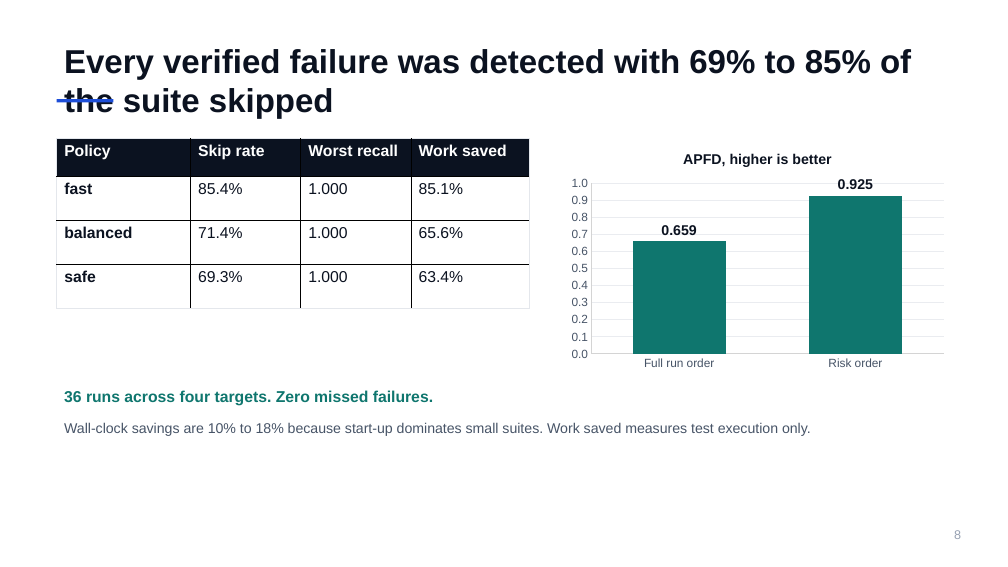
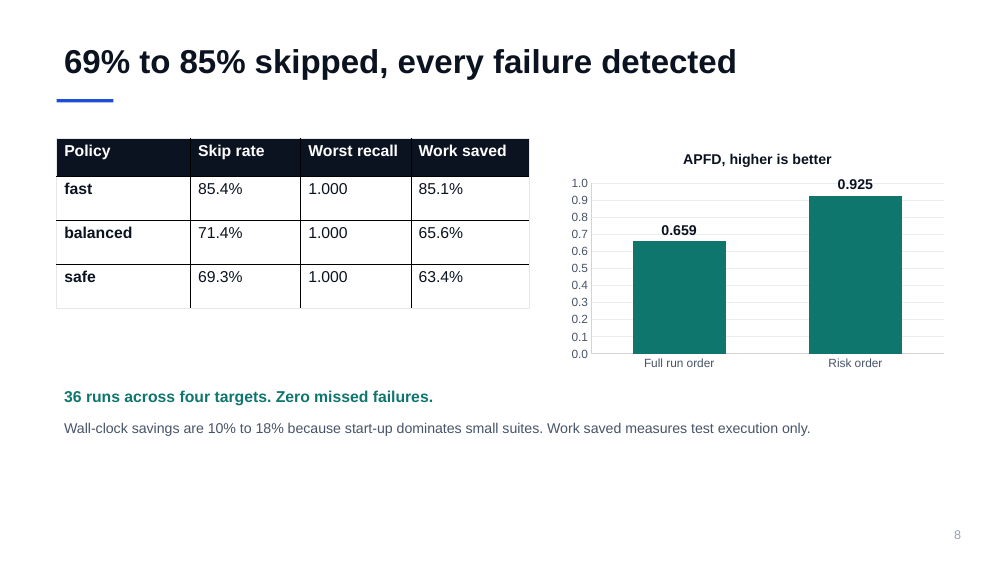
Before and after one commit to bufuzhouyu/cs5351-pytest-risktest, a slide deck: slide 8 of docs/report/presentation.pptx. Drawn at 1008x567 pixels with LibreOffice and Linux fonts; fonts in the diff are those of the drawing. Boxes give left, top, right and bottom in pixels: in the first picture for what was removed or moved away, otherwise in the second. Text is boxed around its words. In the diff, an @@ line names an element or a change of style, - is before the commit and + after.

Commit message:
Tighten slide titles so every heading fits on one line
Measured the rendered Arial widths and shortened the three titles that would wrap at 42 px. The cover title now fits its 980 px box at 58 px. Revalidated the deck: ten slides, zero layout findings or warnings, four native tables, two native charts with embedded workbooks, and a successful re-import.

```diff
--- a/docs/report/presentation.pptx
+++ b/docs/report/presentation.pptx
@@ text at <box>64,49,737,79</box>: text changed @@
-Every verified failure was detected with 69% to 85% of the suite skipped
+69% to 85% skipped, every failure detected
```
Also in this commit, not shown: 4 other slides changed, 1 other file.
